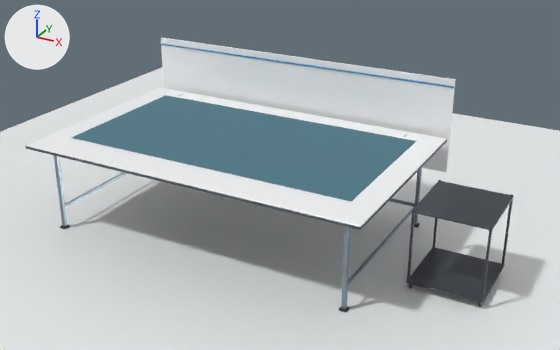
The glTF model guide/labs/core-1-220-1201/home-lab-workshop/lab-blender-room.glb, before and after one commit.
Rendered twice from a 50 mm camera at (32.6, -62.6, 28.2) aimed at (-1.3, -1.0, -2.5). The axes (+X, +Y, +Z) are drawn at upper left. The lights are the same throughout. The picture after the commit comes second. Where no turn or scale is listed for an object, it has been applied to the vertices. Vertices at exactly the same position are counted once.

The first picture shows 'Back wall', 'Blue wall accent', 'ESD work mat', 'Seamless room floor', 'White laminate work surface', 'lab_environment__graphite', 'lab_environment__steel' and 2 more.
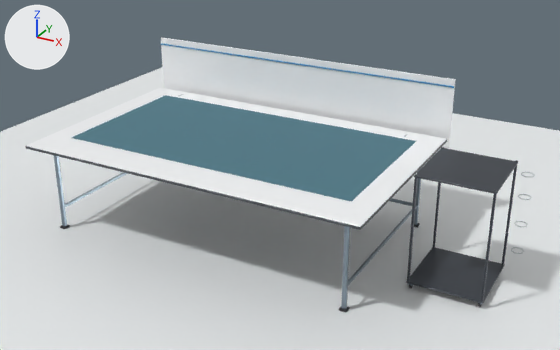
Boxes (x1, y1, x2, y2) around the edits, measured in the pictures (560 x 350 px; the box of a moved part takes in the faces that stretch with it):
'lab_environment__graphite', reshaped: before (25, 140, 514, 304); after (25, 140, 518, 304)
part 1 of me_mesh_4, moved or reshaped: before (412, 181, 514, 231); after (414, 148, 518, 194)
part 2 of me_mesh_4, moved or reshaped: before (432, 180, 441, 248); after (432, 147, 444, 248)
part 3 of me_mesh_4, moved or reshaped: before (407, 209, 415, 282); after (407, 174, 418, 282)
part 4 of me_mesh_4, moved or reshaped: before (501, 194, 513, 265); after (501, 160, 518, 265)
part 5 of me_mesh_4, moved or reshaped: before (481, 226, 493, 302); after (481, 190, 497, 302)

The change in detail:
me_mesh_4 is used by ob_lab_environment__graphite; location (-6.0, 8.7, -0.95).
me_mesh_4 had 768 vertices, 1504 faces and spanned x -18.0..26.5, y -20.7..1.3, z -7.8..0.9.
me_mesh_4 now has 768 vertices, 1504 faces and spans x -18.0..26.5, y -20.7..1.3, z -7.8..2.8.
me_mesh_4 part 1: the loose piece of 96 vertices spanning x 19.5..26.5, y -13.0..-5.7, z -0.8..-0.6 is moved by (0.0, 0.0, 3.3).
me_mesh_4 part 2: all 48 vertices in x 19.5..19.8, y -5.9..-5.7, z -0.5 are moved by (0.0, 0.0, 3.3).
me_mesh_4 part 3: all 48 vertices in x 19.5..19.8, y -13.0..-12.8, z -0.5 are moved by (0.0, 0.0, 3.3).
me_mesh_4 part 4: all 48 vertices in x 26.2..26.5, y -5.9..-5.7, z -0.5 are moved by (0.0, 0.0, 3.3).
me_mesh_4 part 5: all 48 vertices in x 26.2..26.5, y -13.0..-12.8, z -0.5 are moved by (0.0, 0.0, 3.3).
